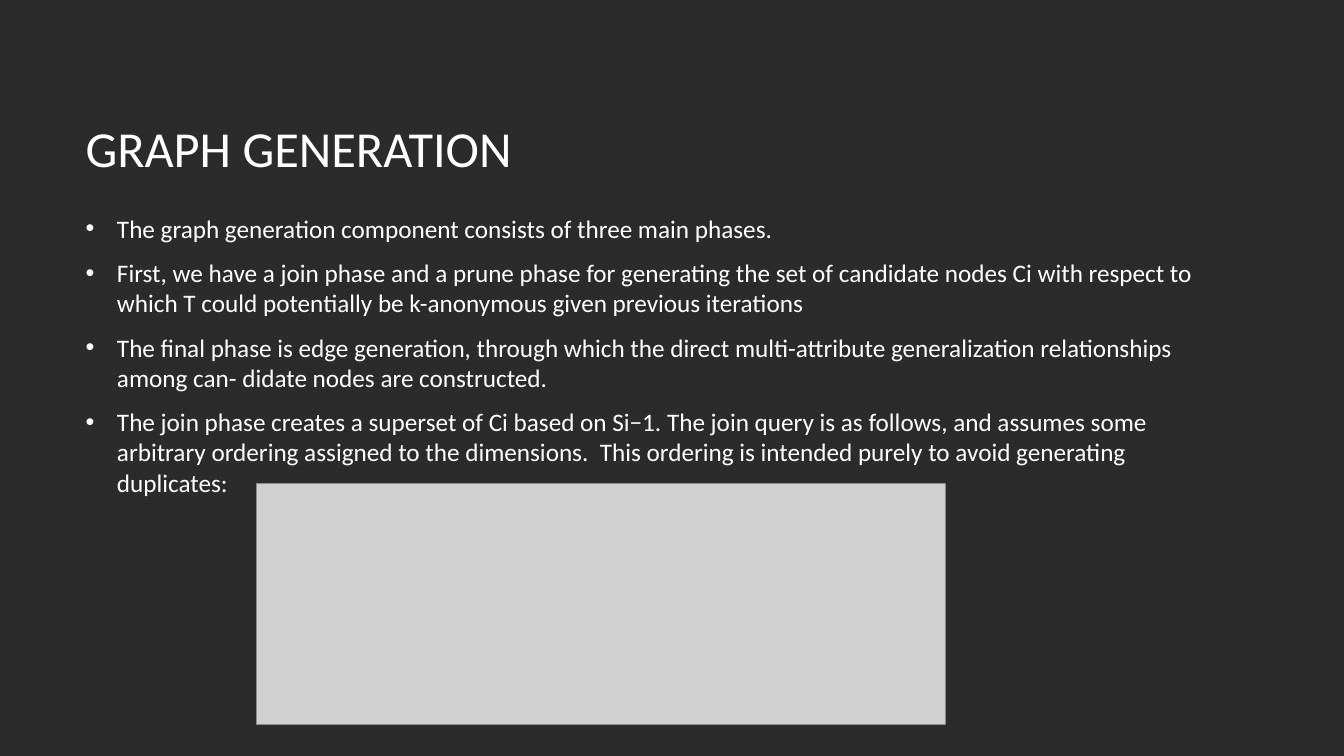
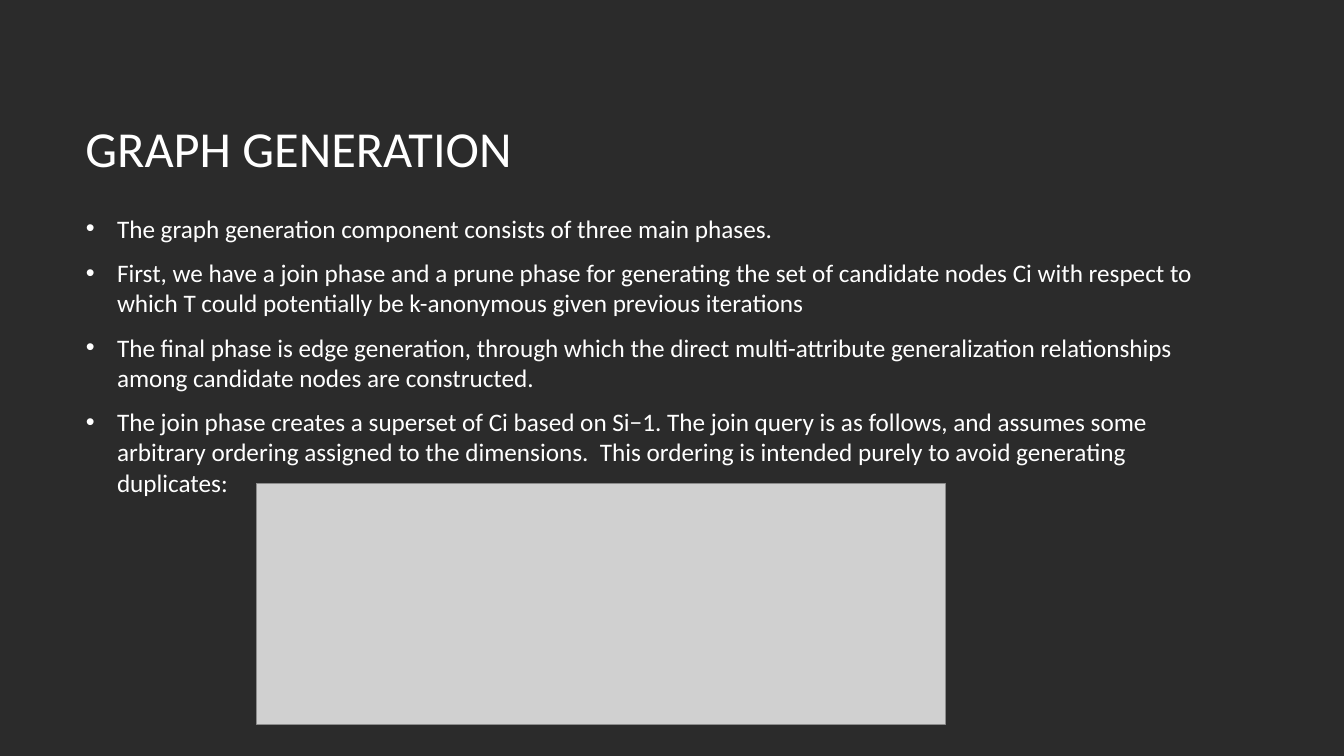
Before and after one commit to avoladj/Incognito-k-anonymity, a slide deck: slide 7 of Report/presentazione.pptx. Drawn at 1344x756 pixels with LibreOffice and Linux fonts; fonts in the diff are those of the drawing; grey boxes stand for pictures; background and template pictures are left out; a plain dark background stands for a picture behind light text. Boxes give left, top, right and bottom in pixels: in the first picture for what was removed or moved away, otherwise in the second. Text is boxed around its words. In the diff, an @@ line names an element or a change of style, - is before the commit and + after.

```diff
--- a/Report/presentazione.pptx
+++ b/Report/presentazione.pptx
@@ text at <box>117,339,1171,392</box>: text changed @@
-• The final phase is edge generation, through which the direct multi-attribute generalization relationships among can- didate nodes are constructed.
+• The final phase is edge generation, through which the direct multi-attribute generalization relationships among candidate nodes are constructed.
```
Also in this commit, not shown: 5 other slides changed, 1 other file.
